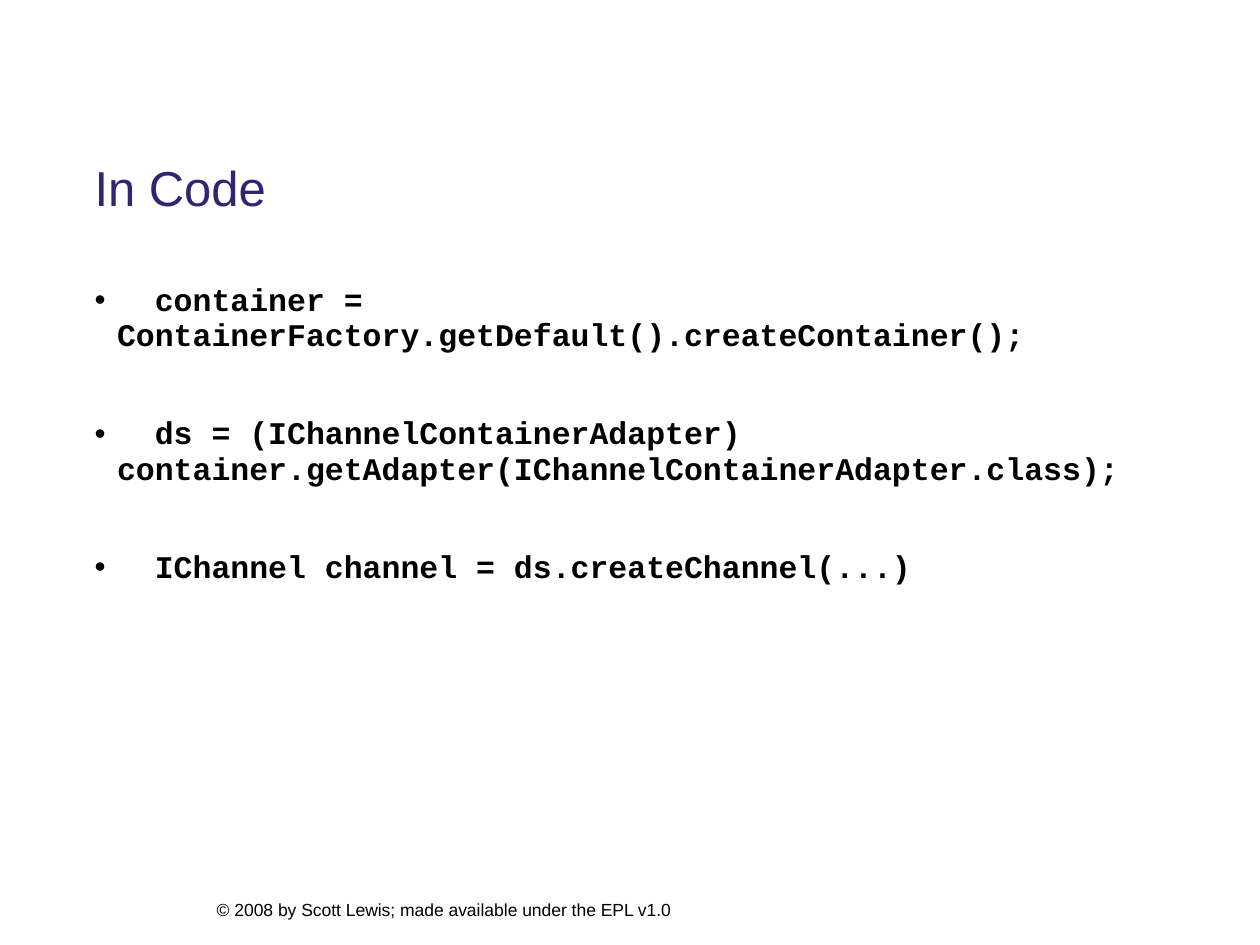
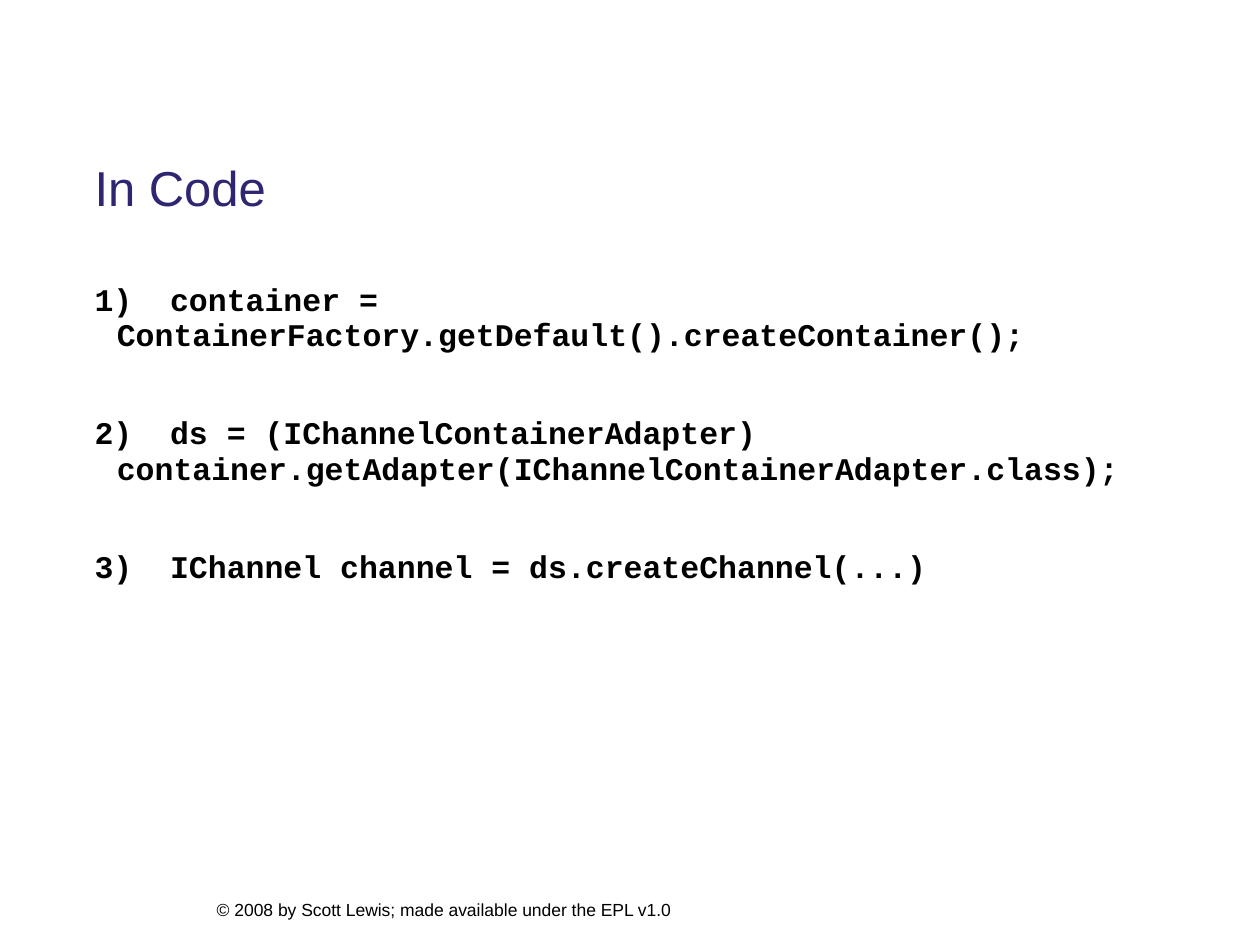
Before and after one commit to eclipse/ecf-website, a slide deck: slide 12 of presentations/eclipsecon2008/longtalk134/ecf_eclipsecon2008_134_DRAFT.ppt (slide 13 before the commit). Drawn at 1260x945 pixels with LibreOffice and Linux fonts; fonts in the diff are those of the drawing; background and template pictures are left out. Boxes give left, top, right and bottom in pixels: in the first picture for what was removed or moved away, otherwise in the second. Text is boxed around its words. In the diff, an @@ line names an element or a change of style, - is before the commit and + after.

```diff
--- a/presentations/eclipsecon2008/longtalk134/ecf_eclipsecon2008_134_DRAFT.ppt
+++ b/presentations/eclipsecon2008/longtalk134/ecf_eclipsecon2008_134_DRAFT.ppt
@@ text "container = ContainerFactory.getDefault().createContainer();" at <box>117,288,1119,585</box>: bullet • to 1) @@
```
Also in this commit, not shown: 18 other slides changed, 1 slide removed, 2 other files.
